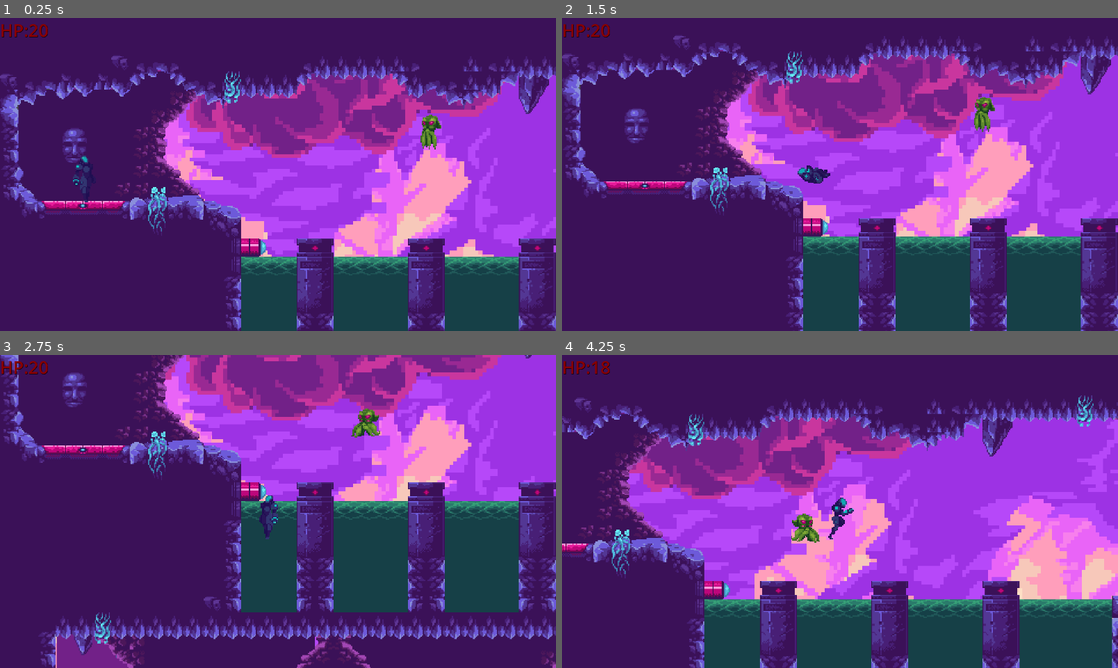
Above: before the commit, frames 1-4 (two rows, left to right).
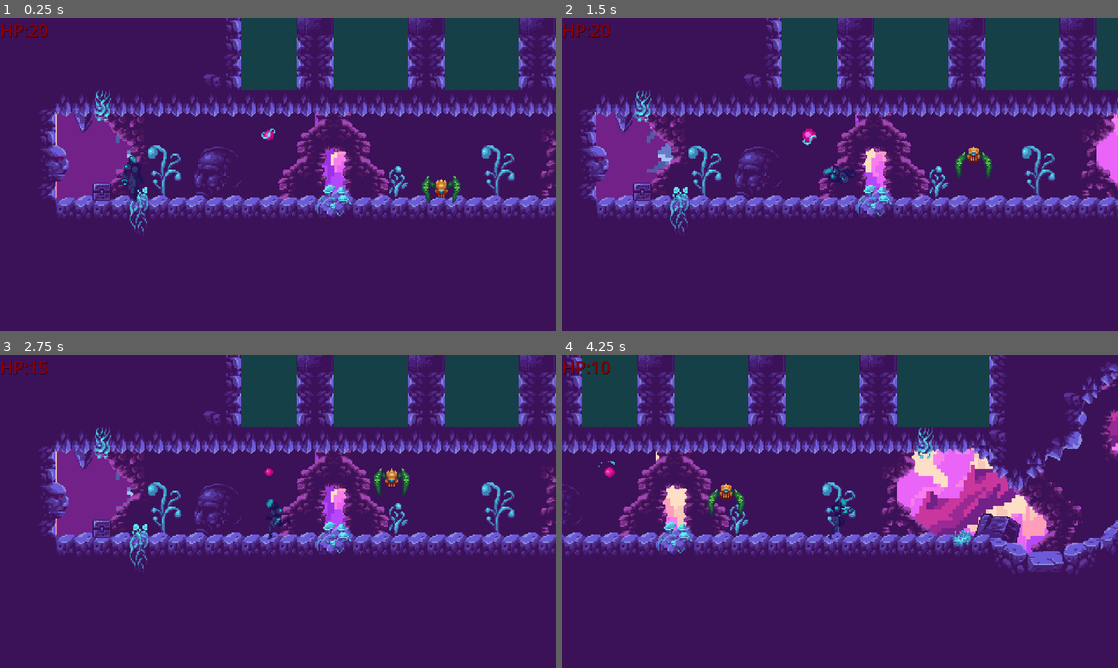
Above: after the commit, the same moments.

Repository: Phlegmlee/Astroshift
Game: Godot game, scene res://Levels/Level_1_Normal.tscn
Same seed, same stepped clock (60 frames per second), same inputs: the game is played once before the commit and once after it. Sound files missing from this copy of the repository are replaced by a short silence.
Inputs (mouse positions are in pixels of both pictures, inside the frame that each line leads up to):
- Up to frame 1 (0.25 s): no input
- Up to frame 2 (1.5 s): move the mouse to (962, 158) at 0.52 s; hold Right (player_right) from 0.53 s (still down); click (962, 158) at 0.6 s; tap W (player_jump) at 0.77 s; move the mouse to (728, 190) at 1.27 s; click (728, 190) at 1.35 s
- Up to frame 3 (2.75 s): tap W (player_jump) at 1.52 s; move the mouse to (333, 442) at 2.02 s; release Right (player_right) at 2.03 s; hold Left (player_left) from 2.03 s (still down); click (333, 442) at 2.1 s
- Up to frame 4 (4.25 s): move the mouse to (812, 574) at 2.77 s; release Left (player_left) at 2.78 s; hold Right (player_right) from 2.78 s (still down); click (812, 574) at 2.85 s; tap W (player_jump) at 3.02, 3.77 s; move the mouse to (1006, 558) at 3.52 s; click (1006, 558) at 3.6 s

The runs differ from the first frame. In frame 1, 65% of the frame differs, in the area x 0-100%, y 0-100%; in frame 2, 67%; in frame 3, 61%; in frame 4, 78%.

Commit message:
Sound Update 01
Added Sounds to bullet etc.

Diff:
--- a/Autoloads/Global_Variables.gd
+++ b/Autoloads/Global_Variables.gd
@@ -2,10 +2,11 @@
 
 var playerPosX = 0
 var playerPosY = 0
-var current_health = 20
-var max_health = 20
+var current_health = 4
+var max_health = 10
 var level = 0
 var is_alive = true
+const bulletDmg = 1
 
 #Used for powerup pickup and changing of player into powerup mode
 var powerup = false
--- a/Autoloads/Music_Controller.gd
+++ b/Autoloads/Music_Controller.gd
@@ -15,6 +15,7 @@
 
 func play_music():
 
+	#if get_tree().current_scene("TitlePage.tscn"):
 	$Music.stream = menu_music
 
 	if musicPlaying == true:
--- /dev/null
+++ b/Autoloads/SFX.gd
@@ -0,0 +1,17 @@
+extends Node
+
+var mobDeath = load("")
+var mobHurt = load("")
+var mobDetect = load("")
+var mobAttack = load("")
+
+
+
+# Called when the node enters the scene tree for the first time.
+func _ready():
+	pass # Replace with function body.
+
+
+# Called every frame. 'delta' is the elapsed time since the previous frame.
+func _process(delta):
+	pass
--- /dev/null
+++ b/Autoloads/SFX.tscn
@@ -0,0 +1,8 @@
+[gd_scene load_steps=2 format=3 uid="uid://c542e76qu441n"]
+
+[ext_resource type="Script" path="res://Autoloads/SFX.gd" id="1_a2v40"]
+
+[node name="SFX" type="Node"]
+script = ExtResource("1_a2v40")
+
+[node name="SoundFX" type="AudioStreamPlayer2D" parent="."]
--- a/Enemies/crab.gd
+++ b/Enemies/crab.gd
@@ -28,6 +28,7 @@
 
 func _on_player_detection_body_entered(body):
 	if body.name == "Player":
+		$SFX.play()
 		chase = true
 
 func _on_player_detection_body_exited(body):
@@ -43,7 +44,7 @@
 		body.playerHealth -= mobDamage
 
 func mobHurt():
-	mobHealth -= 1
+	mobHealth -= GlobalVariables.bulletDmg
 	if mobHealth <= 0:
 		death()
 
--- a/Enemies/crab.tscn
+++ b/Enemies/crab.tscn
@@ -14,6 +14,7 @@
 [ext_resource type="Texture2D" uid="uid://cwkc3gp7cwnum" path="res://Assets/Sprite Sheets/enemies/crab-walk/crab-walk-2.png" id="12_gy5qv"]
 [ext_resource type="Texture2D" uid="uid://bmaoy2i6qyfpk" path="res://Assets/Sprite Sheets/enemies/crab-walk/crab-walk-3.png" id="13_pk8i5"]
 [ext_resource type="Texture2D" uid="uid://ck8qqxt8qe24r" path="res://Assets/Sprite Sheets/enemies/crab-walk/crab-walk-4.png" id="14_mjqrr"]
+[ext_resource type="AudioStream" uid="uid://d20itt7nor6p5" path="res://Assets/Audio/Effects/Enemies/Enemy.wav" id="15_bhguu"]
 
 [sub_resource type="CapsuleShape2D" id="CapsuleShape2D_76lk6"]
 radius = 8.0
@@ -119,6 +120,13 @@
 autoplay = "Idle"
 metadata/_edit_lock_ = true
 
+[node name="SFX" type="AudioStreamPlayer2D" parent="."]
+stream = ExtResource("15_bhguu")
+volume_db = -5.0
+pitch_scale = 0.3
+max_distance = 250.0
+attenuation = 2.0
+
 [connection signal="body_entered" from="PlayerDetection" to="." method="_on_player_detection_body_entered"]
 [connection signal="body_exited" from="PlayerDetection" to="." method="_on_player_detection_body_exited"]
 [connection signal="body_entered" from="DamageHitbox" to="." method="_on_damage_hitbox_body_entered"]
--- a/Enemies/jumper.gd
+++ b/Enemies/jumper.gd
@@ -1,6 +1,6 @@
 extends CharacterBody2D
 
-var mobHealth = 4
+var mobHealth = 2
 const SPEED = 70
 const JUMP_VELOCITY = -200
 const mobDamage = 5
@@ -37,7 +37,7 @@
 		body.playerHealth -= mobDamage
 
 func mobHurt():
-	mobHealth -= 1
+	mobHealth -= GlobalVariables.bulletDmg
 	if mobHealth <= 0:
 		death()
 
@@ -54,10 +54,10 @@
 	var direction = (player.position - self.position).normalized()
 	if chase == true and is_on_floor():
 		print("TIMOUT")
-	#look_at(player.position)
 		print("JUMP")
 		velocity.y = JUMP_VELOCITY
 		get_node("AnimatedSprite2D").play("Move")
+		$SFX.play()
 	elif chase == true and velocity.y <= 0:
 		velocity.x = direction.x * SPEED
 	else:
--- a/Enemies/jumper.tscn
+++ b/Enemies/jumper.tscn
@@ -11,6 +11,7 @@
 [ext_resource type="Texture2D" uid="uid://hqil457foso4" path="res://Assets/Sprite Sheets/enemies/jumper-idle/jumper-idle-3.png" id="9_1te1i"]
 [ext_resource type="Texture2D" uid="uid://lii3bf4pkyf3" path="res://Assets/Sprite Sheets/enemies/jumper-idle/jumper-idle-4.png" id="10_7phy3"]
 [ext_resource type="Texture2D" uid="uid://c57yfetv4vjer" path="res://Assets/Sprite Sheets/enemies/jumper-jump/jumper-jump.png" id="11_ar8bq"]
+[ext_resource type="AudioStream" uid="uid://d20itt7nor6p5" path="res://Assets/Audio/Effects/Enemies/Enemy.wav" id="12_l5n7a"]
 
 [sub_resource type="CapsuleShape2D" id="CapsuleShape2D_76lk6"]
 radius = 6.0
@@ -112,6 +113,12 @@
 wait_time = 2.0
 autostart = true
 
+[node name="SFX" type="AudioStreamPlayer2D" parent="."]
+stream = ExtResource("12_l5n7a")
+volume_db = -5.0
+max_distance = 250.0
+attenuation = 2.0
+
 [connection signal="body_entered" from="PlayerDetection" to="." method="_on_player_detection_body_entered"]
 [connection signal="body_exited" from="PlayerDetection" to="." method="_on_player_detection_body_exited"]
 [connection signal="body_entered" from="DamageHitbox" to="." method="_on_damage_hitbox_body_entered"]
--- a/Enemies/squid.gd
+++ b/Enemies/squid.gd
@@ -45,7 +45,7 @@
 		body.playerHealth -= mobDamage
 
 func mobHurt():
-	mobHealth -= 1
+	mobHealth -= GlobalVariables.bulletDmg
 	if mobHealth <= 0:
 		death()
 
--- a/Levels/Level_1_Normal.tscn
+++ b/Levels/Level_1_Normal.tscn
@@ -36,24 +36,24 @@
 layer_4/tile_data = PackedInt32Array(1310733, 1441793, 3, 1376269, 1441793, 4, 1310734, 1441793, 3, 1376270, 1441793, 4 …(1933 unchanged characters)…
 
 [node name="Powerup" parent="." instance=ExtResource("4_haapd")]
-position = Vector2(232, 476)
+position = Vector2(232, 454)
 scale = Vector2(1, 1)
 
 [node name="Player" type="Node2D" parent="."]
 
 [node name="Player" parent="Player" instance=ExtResource("1_ypanh")]
-position = Vector2(74, 248)
+position = Vector2(116, 474)
 
-[node name="Mobs" type="Node2D" parent="."]
+[node name="Mobs" type="Node2D" parent="." groups=["Mobs"]]
 
-[node name="crab" parent="Mobs" instance=ExtResource("4_cxs3e")]
+[node name="crab" parent="Mobs" groups=["Mobs"] instance=ExtResource("4_cxs3e")]
 position = Vector2(827, 294)
 
-[node name="Squid" parent="Mobs" instance=ExtResource("6_l762q")]
+[node name="Squid" parent="Mobs" groups=["Mobs"] instance=ExtResource("6_l762q")]
 position = Vector2(371, 212)
 motion_mode = 1
 
-[node name="Jumper" parent="Mobs" instance=ExtResource("7_v16pw")]
+[node name="Jumper" parent="Mobs" groups=["Mobs"] instance=ExtResource("7_v16pw")]
 position = Vector2(381, 490)
 
 [node name="UserInterface" type="CanvasLayer" parent="."]
--- a/Player/Bullet.gd
+++ b/Player/Bullet.gd
@@ -8,9 +8,12 @@
 	position.x += delta * SPEED
 
 
-func _on_area_2d_body_entered(_body):
+func _on_area_2d_body_entered(body):
 		print("bullet hit")
 		SPEED = 0
 		get_node("BulletSprite").play("impact")
+		$ImpactSFX.play()
+		if body.is_in_group("Mobs"):
+			$SquishSFX.play()
 		await get_node("BulletSprite").animation_finished
 		self.queue_free()
--- a/Player/Bullet.tscn
+++ b/Player/Bullet.tscn
@@ -8,6 +8,8 @@
 [ext_resource type="Texture2D" uid="uid://ddq7ajwqj6fnb" path="res://Assets/Sprite Sheets/enemies/impact/impact-3.png" id="6_qqivl"]
 [ext_resource type="Texture2D" uid="uid://b40ln0pgq37et" path="res://Assets/Sprite Sheets/enemies/impact/impact-4.png" id="7_halah"]
 [ext_resource type="Texture2D" uid="uid://bqe7c7eeqex32" path="res://Assets/Sprite Sheets/enemies/impact/impact-5.png" id="8_8je5y"]
+[ext_resource type="AudioStream" uid="uid://b8dg13a1501nu" path="res://Assets/Audio/Effects/Combat/Impact.wav" id="9_caf8m"]
+[ext_resource type="AudioStream" uid="uid://lgruhykpjt1k" path="res://Assets/Audio/Effects/Combat/LIQImpt_Goo Splatter_09.wav" id="10_pkw4k"]
 
 [sub_resource type="CapsuleShape2D" id="CapsuleShape2D_p3hur"]
 height = 60.0
@@ -71,4 +73,15 @@
 scale = Vector2(0.2, 0.2)
 shape = SubResource("CapsuleShape2D_cuhe2")
 
+[node name="ImpactSFX" type="AudioStreamPlayer2D" parent="."]
+stream = ExtResource("9_caf8m")
+volume_db = 1.0
+attenuation = 10.0
+
+[node name="SquishSFX" type="AudioStreamPlayer2D" parent="."]
+stream = ExtResource("10_pkw4k")
+volume_db = -3.0
+pitch_scale = 0.9
+attenuation = 10.0
+
 [connection signal="body_entered" from="Area2D" to="." method="_on_area_2d_body_entered"]
--- a/Player/Player.tscn
+++ b/Player/Player.tscn
@@ -46,6 +46,7 @@
 [ext_resource type="Texture2D" uid="uid://bsqt786w1u477" path="res://Assets/Sprite Sheets/Player/Powerup Astronaut/player-stand/player-stand-2.png" id="39_55dnk"]
 [ext_resource type="Texture2D" uid="uid://dl6bfhtifafiu" path="res://Assets/Sprite Sheets/Player/Powerup Astronaut/player-stand/player-stand-3.png" id="40_13hkc"]
 [ext_resource type="Texture2D" uid="uid://d3f8sr4l07430" path="res://Assets/Sprite Sheets/Player/Powerup Astronaut/player-shoot-up/player-shoot-up.png" id="41_my6nk"]
+[ext_resource type="AudioStream" uid="uid://j2vxjw4v2vhe" path="res://Assets/Audio/Effects/Combat/Bullet.wav" id="47_gdu6l"]
 
 [sub_resource type="Animation" id="Animation_blklk"]
 resource_name = "BaseDuck"
@@ -756,3 +757,8 @@
 parameters/conditions/isJumping = false
 parameters/conditions/isRunning = false
 parameters/BlendSpace2D/blend_position = Vector2(0, 0)
+
+[node name="ShootSFX" type="AudioStreamPlayer2D" parent="."]
+stream = ExtResource("47_gdu6l")
+volume_db = -10.0
+pitch_scale = 0.7
--- a/Player/Player_Script.gd
+++ b/Player/Player_Script.gd
@@ -101,6 +101,7 @@
 func shoot():
 	var bullet = bulletPath.instantiate()
 	get_parent().add_child(bullet)
+	$ShootSFX.play()
 	bullet.position = $ShootPosition.global_position
 
 func Death():
Not shown, changed: Assets/Audio/Effects/Enemies/Enemy.wav.import
Not shown: 1 places in Enemies/crab.tscn that only renumber resources
Not shown: 1 places in Enemies/jumper.tscn that only renumber resources
Not shown: 1 places in Player/Bullet.tscn that only renumber resources
Not shown: 1 places in Player/Player.tscn that only renumber resources
Not shown, added: Assets/Audio/Effects/Enemies/Enemy.wav
